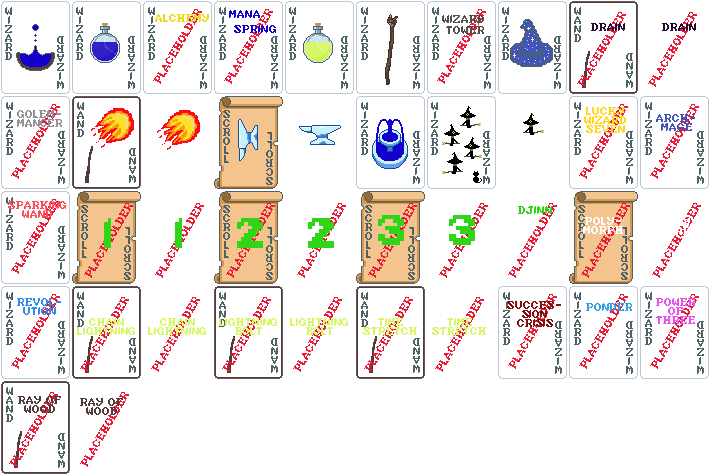
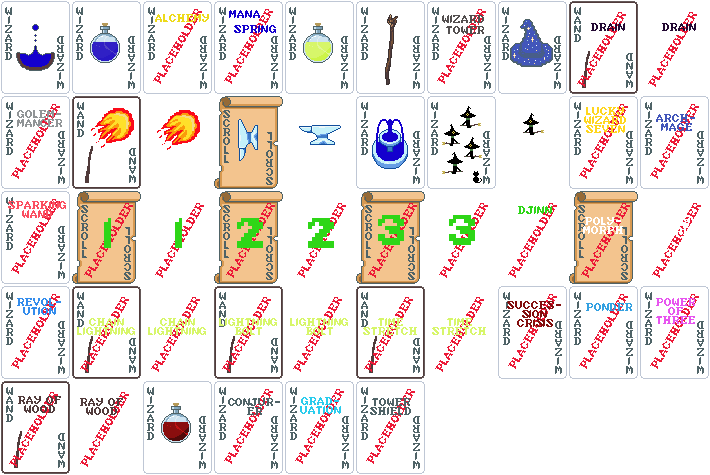
Layered file, before and after one edit (710 x 475). Changes by layer:
added layer "Placeholder Graduation" above "Placeholder Tower Shield" over box(285, 381, 354, 474)
added layer "Placeholder Tower Shield" above "Placeholder Conjurer" over box(356, 381, 425, 474)
added layer "Placeholder Conjurer" above "Placeholder Power of Three" over box(214, 381, 283, 474)
added group "Health Potion" with 3 layers above "Mana Potion" over box(143, 381, 212, 474)
added layer "Health Potion art" in group "Health Potion" over box(161, 403, 191, 443)
added layer "Wizard text #7" in group "Health Potion" over box(147, 387, 206, 469)
added layer "HP card back #1" in group "Health Potion" over box(143, 381, 212, 474)
